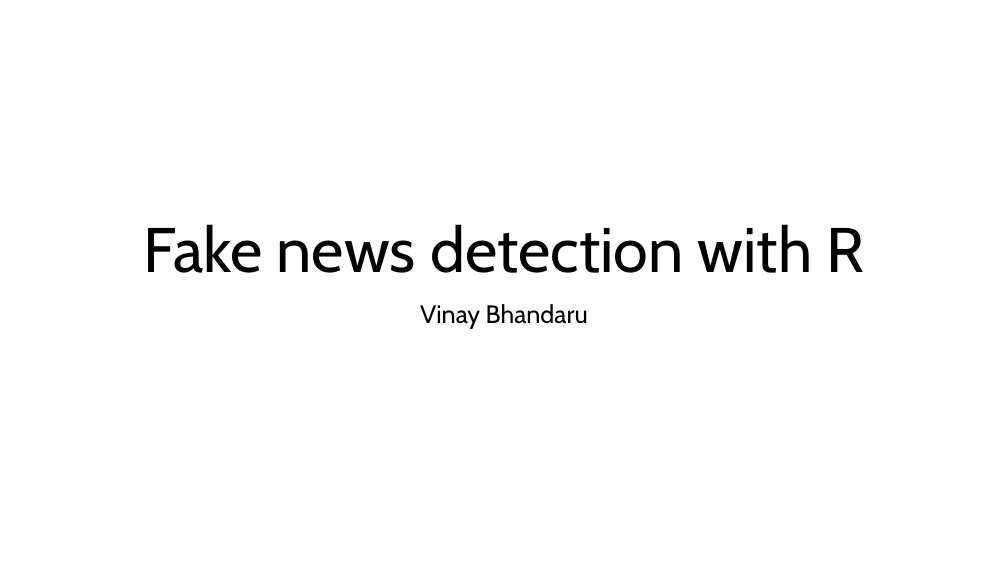
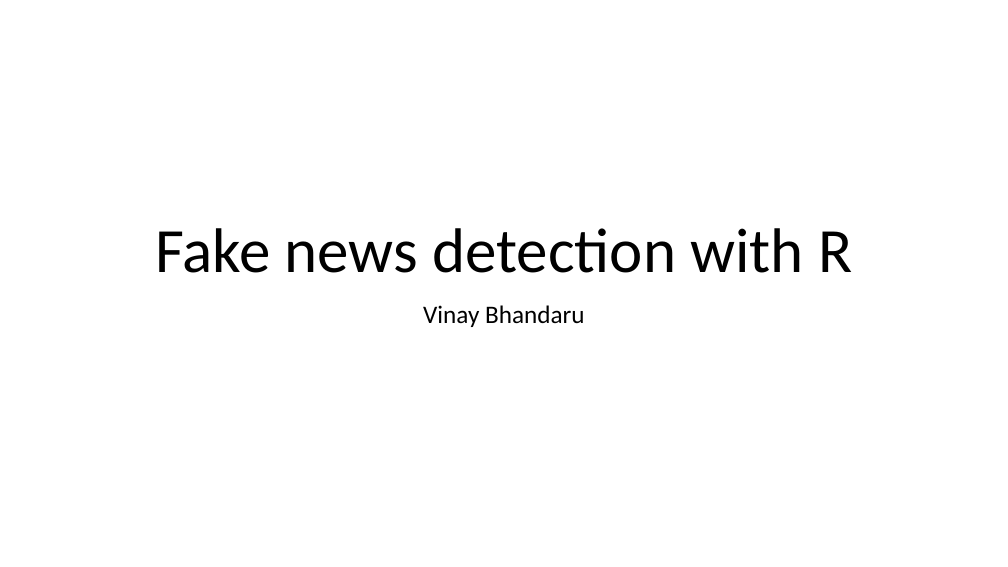
Before and after one commit to gwustudent123/csci_6221, a slide deck: slide 1 of Demo/Fake news detection with R.pptx. Drawn at 1008x567 pixels with LibreOffice and Linux fonts; fonts in the diff are those of the drawing. Boxes give left, top, right and bottom in pixels: in the first picture for what was removed or moved away, otherwise in the second. Text is boxed around its words. In the diff, an @@ line names an element or a change of style, - is before the commit and + after.

```diff
--- a/Demo/Fake news detection with R.pptx
+++ b/Demo/Fake news detection with R.pptx
@@ title "Fake news detection with R" at (155, 228, 852, 273): font Cabin to Calibri @@
@@ subtitle "Vinay Bhandaru" at (423, 305, 585, 327): font Cabin to Calibri @@
```
Also in this commit, not shown: 6 other slides changed, 2 other files.
